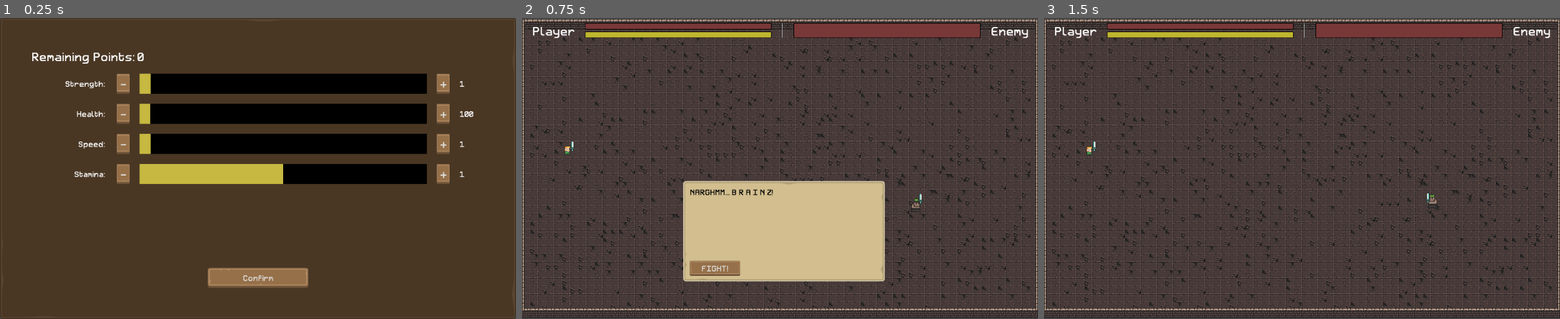
Above: before the commit, frames 1-3 (left to right).
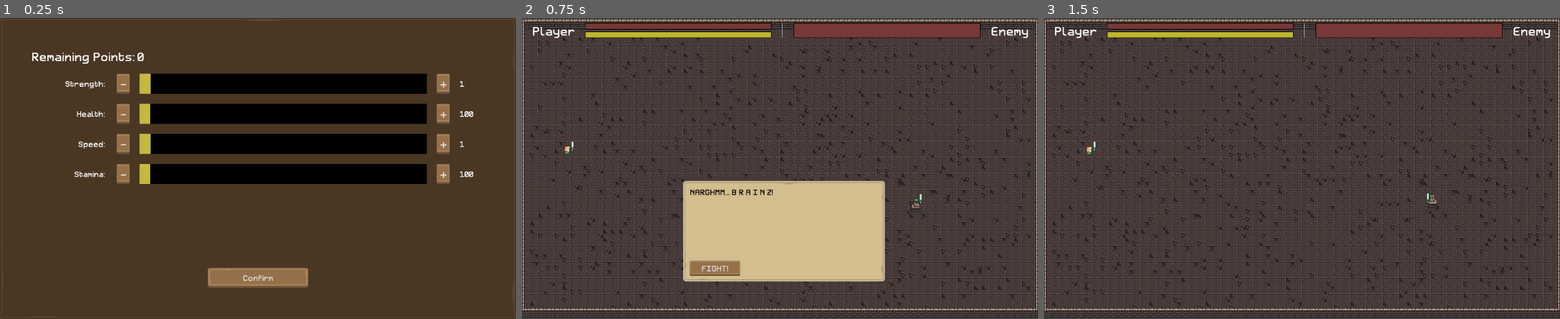
Above: after the commit, the same moments.

Repository: josephmbustamante/ludum-dare-45
Game: Godot game, scene res://Scenes/LevelUp.tscn
The game is run twice, just before and just after one commit, with the same random seed, the same clock (stepped at 60 frames per second) and the same inputs. This scene is started directly instead of the project's main scene.
Inputs:
- Up to frame 1 (0.25 s): no input
- Up to frame 2 (0.75 s): click "Confirm" at 0.5 s
- Up to frame 3 (1.5 s): click "FIGHT!" at 1.25 s

The runs differ from the first frame. In frame 1, 1.7% of the frame differs, in the area x 29-92%, y 48-56%; in frame 2, nothing differs; in frame 3, nothing differs.
Error before the commit: Attempt to call function 'initialize_field' in base 'null instance' on a null instance. (res://Scripts/LevelUp.gd:32)

Commit message:
Add stamina upgrade bar

Diff:
--- a/Scenes/LevelUp.tscn
+++ b/Scenes/LevelUp.tscn
@@ -67,7 +67,7 @@
 margin_bottom = 210.0
 fieldName = "Speed"
 
-[node name="StaminaLevelUpField2" parent="MarginContainer/Rows" instance=ExtResource( 4 )]
+[node name="StaminaLevelUpField" parent="MarginContainer/Rows" instance=ExtResource( 4 )]
 margin_top = 230.0
 margin_right = 900.0
 margin_bottom = 270.0
@@ -100,6 +100,6 @@
 [connection signal="increase_pressed" from="MarginContainer/Rows/HealthLevelUpField" to="MarginContainer" method="_on_HealthLevelUpField_increase_pressed"]
 [connection signal="decrease_pressed" from="MarginContainer/Rows/SpeedLevelUpField" to="MarginContainer" method="_on_SpeedLevelUpField_decrease_pressed"]
 [connection signal="increase_pressed" from="MarginContainer/Rows/SpeedLevelUpField" to="MarginContainer" method="_on_SpeedLevelUpField_increase_pressed"]
-[connection signal="decrease_pressed" from="MarginContainer/Rows/StaminaLevelUpField2" to="MarginContainer" method="_on_SpeedLevelUpField_decrease_pressed"]
-[connection signal="increase_pressed" from="MarginContainer/Rows/StaminaLevelUpField2" to="MarginContainer" method="_on_SpeedLevelUpField_increase_pressed"]
+[connection signal="decrease_pressed" from="MarginContainer/Rows/StaminaLevelUpField" to="MarginContainer" method="_on_StaminaLevelUpField_decrease_pressed"]
+[connection signal="increase_pressed" from="MarginContainer/Rows/StaminaLevelUpField" to="MarginContainer" method="_on_StaminaLevelUpField_increase_pressed"]
 [connection signal="pressed" from="MarginContainer/Rows/CenterContainer/Confirm" to="MarginContainer" method="_on_Confirm_pressed"]
